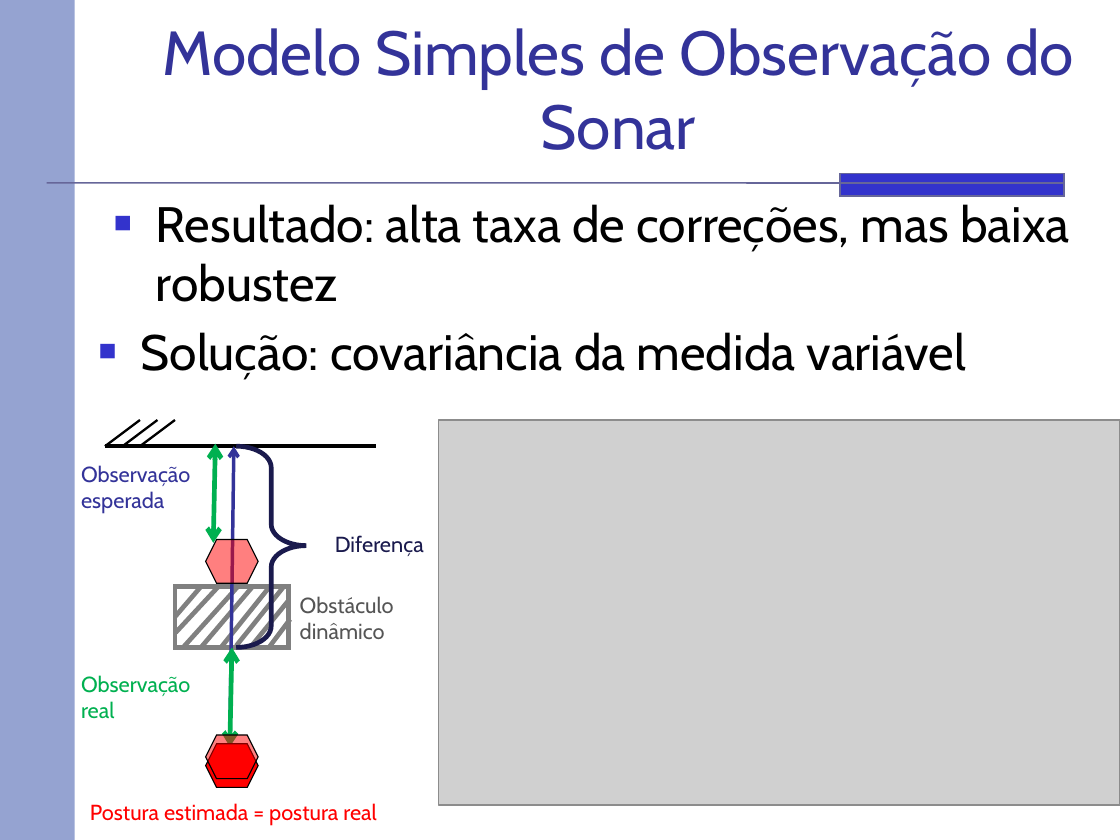
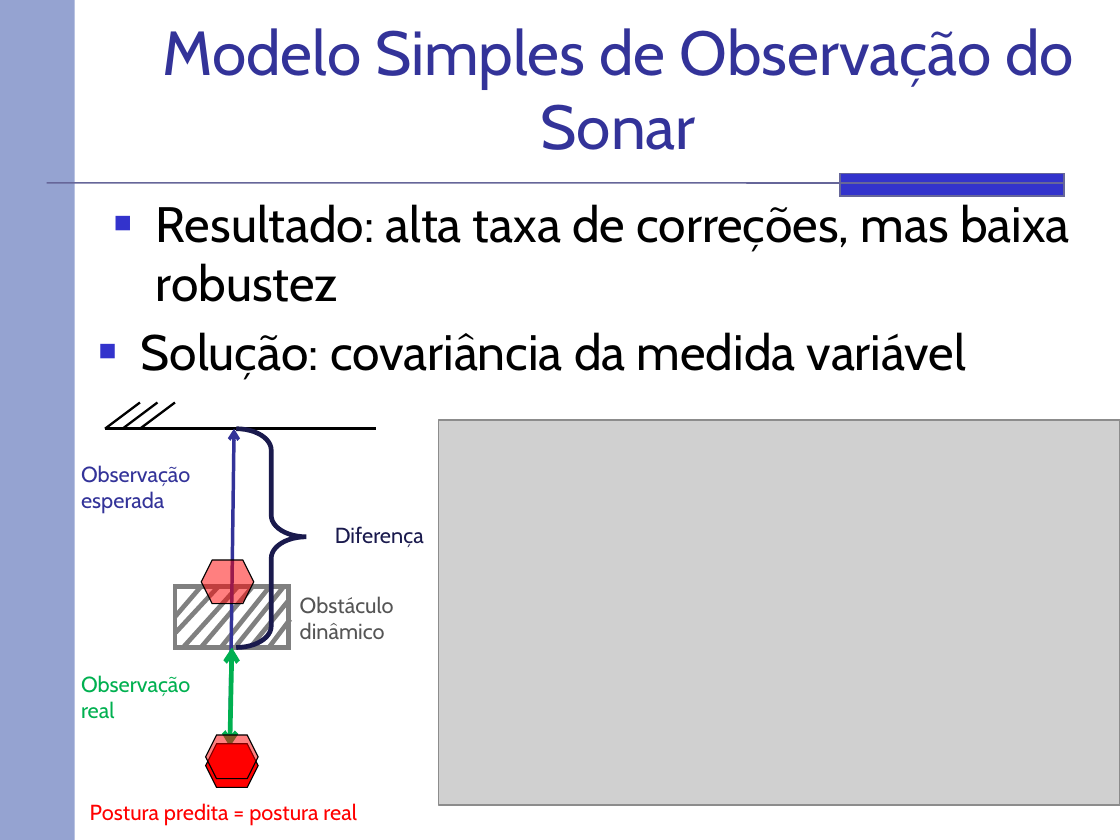
Before and after one commit to rafaelhdr/tccsauron, a slide deck: slide 10 of docs/Apresentação.pptx (slide 14 before the commit). Drawn at 1120x840 pixels with LibreOffice and Linux fonts; fonts in the diff are those of the drawing; grey boxes stand for pictures. Boxes give left, top, right and bottom in pixels: in the first picture for what was removed or moved away, otherwise in the second. Text is boxed around its words. In the diff, an @@ line names an element or a change of style, - is before the commit and + after.

```diff
--- a/docs/Apresentação.pptx
+++ b/docs/Apresentação.pptx
@@ 3 lines: place and size @@
-3 lines at bbox=[105, 420, 175, 446]
+3 lines at bbox=[105, 402, 175, 429]
@@ line moved from (105, 446) - (376, 446) to (105, 429) - (376, 429) @@
@@ double arrow removed from (215, 444) to (213, 543) @@
@@ double arrow moved from (230, 745) - (234, 446) to (230, 745) - (234, 429) @@
@@ right brace: place and size @@
-right brace at bbox=[236, 446, 307, 647]
+right brace at bbox=[236, 429, 307, 647]
@@ text "Diferença": place and size @@
-text "Diferença" at bbox=[335, 535, 424, 556]
+text "Diferença" at bbox=[335, 526, 424, 547]
@@ hexagon: place and size @@
-hexagon at bbox=[206, 540, 259, 584]
+hexagon at bbox=[202, 560, 254, 604]
@@ text at bbox=[90, 803, 357, 826]: text changed @@
-Postura estimada = postura real
+Postura predita = postura real
```
Also in this commit, not shown: 13 other slides changed, 1 slide added, 6 slides removed.
